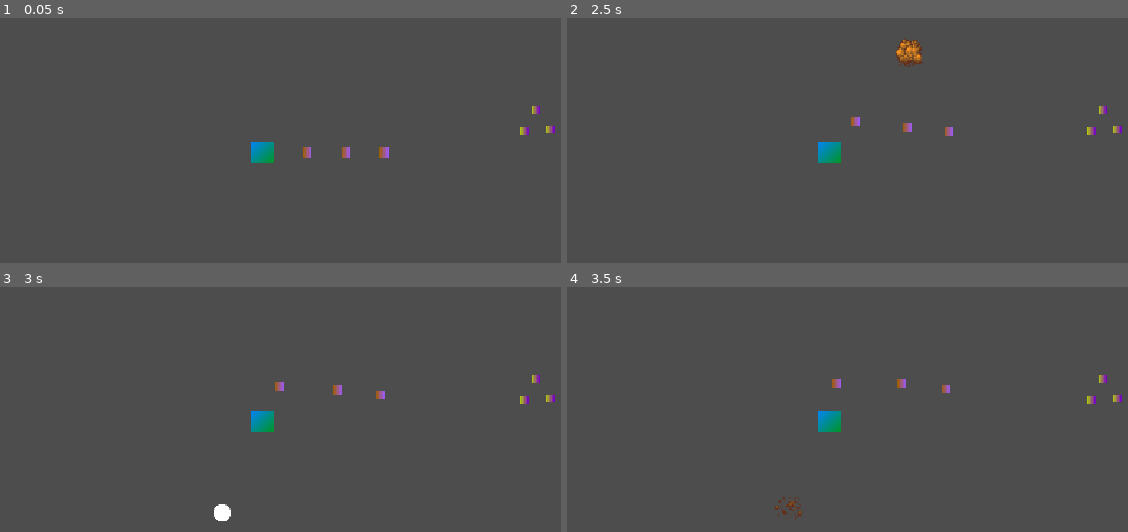
Above: before the commit, frames 1-4 (two rows, left to right).
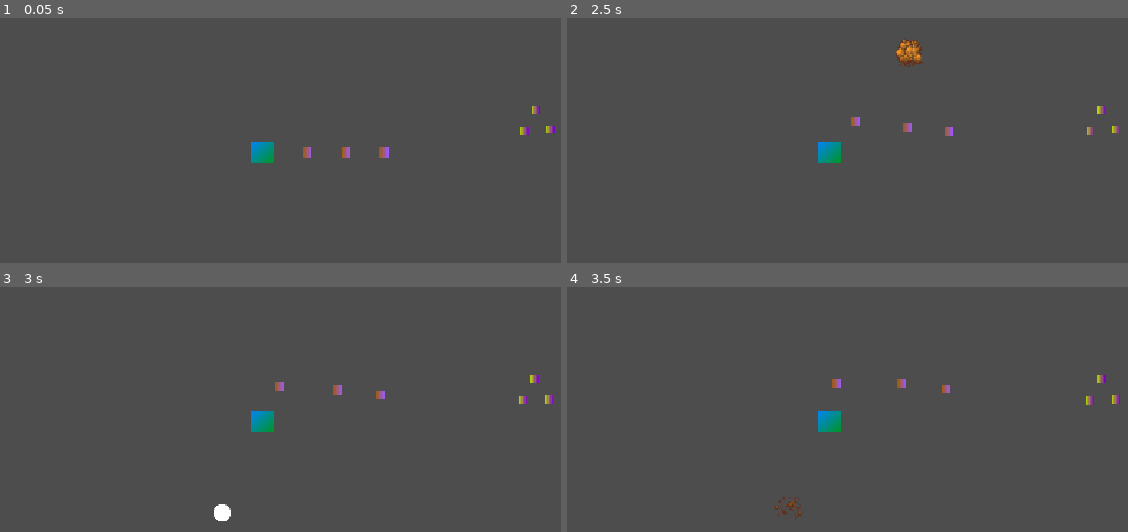
Above: after the commit, the same moments.

Repository: BoiPlex/Orbitron
Game: Godot game, scene res://scenes/game_world.tscn
The game is run twice, just before and just after one commit, with the same random seed, the same clock (stepped at 60 frames per second) and the same inputs.
Inputs (mouse positions are in pixels of both pictures, inside the frame that each line leads up to):
- Up to frame 1 (0.05 s): no input
- Up to frame 2 (2.5 s): tap Enter at 0.5 s; move the mouse to (1004, 130) at 0.52 s; tap Q at 0.6, 1.35, 2.1 s; click (1004, 130) at 0.67 s; move the mouse to (667, 174) at 1.27 s; click (667, 174) at 1.42 s; move the mouse to (909, 52) at 2.02 s; click (909, 52) at 2.17 s
- Up to frame 3 (3 s): move the mouse to (224, 509) at 2.77 s; tap Q at 2.85 s; click (224, 509) at 2.92 s
- Up to frame 4 (3.5 s): no input

Frame 1 is identical in both runs. In frame 2, less than 0.1% of the frame differs, in the area x 93-99%, y 35-48%; in frame 3, 0.1%; in frame 4, 0.2%, in the area x 92-99%, y 35-49%.

Commit message:
imlpemented damage knockback

Diff:
--- a/orbitron-game/project.godot
+++ b/orbitron-game/project.godot
@@ -30,3 +30,13 @@
 [display]
 
 window/stretch/mode="canvas_items"
+
+[layer_names]
+
+2d_physics/layer_1="Collision"
+2d_physics/layer_2="Ally Hitbox"
+2d_physics/layer_3="Ally Hurtbox"
+2d_physics/layer_4="Enemy Hitbox"
+2d_physics/layer_5="Enemy Hurtbox"
+2d_physics/layer_6="Neutral Hitbox"
+2d_physics/layer_7="Neutral Hurtbox"
--- a/orbitron-game/scenes/components/gravity_field.tscn
+++ b/orbitron-game/scenes/components/gravity_field.tscn
@@ -5,7 +5,7 @@
 
 [sub_resource type="CircleShape2D" id="CircleShape2D_13ix6"]
 resource_local_to_scene = true
-radius = 200.0
+radius = 100.0
 
 [node name="GravityField" type="Area2D"]
 script = ExtResource("1_jc524")
@@ -15,6 +15,6 @@
 
 [node name="ColoredCollider" type="CollisionShape2D" parent="."]
 shape = SubResource("CircleShape2D_13ix6")
-debug_color = Color(0, 0.467, 1, 0.5)
+debug_color = Color(0, 0.467, 1, 0.1)
 script = ExtResource("2_dfk4e")
 metadata/_custom_type_script = "uid://c7wj8tj6k5kjl"
--- a/orbitron-game/scenes/explosion.tscn
+++ b/orbitron-game/scenes/explosion.tscn
@@ -1,7 +1,6 @@
-[gd_scene load_steps=11 format=3 uid="uid://b662fh35tcfm5"]
+[gd_scene load_steps=10 format=3 uid="uid://b662fh35tcfm5"]
 
 [ext_resource type="Script" uid="uid://cae4mb6xry63n" path="res://scripts/explosion.gd" id="1_nfeox"]
-[ext_resource type="PackedScene" uid="uid://li3c1d3vqfqq" path="res://scenes/components/gravity_field.tscn" id="2_aw4cw"]
 [ext_resource type="Script" uid="uid://djiqi435icfju" path="res://scripts/components/hitbox_component.gd" id="3_3el85"]
 [ext_resource type="Script" uid="uid://c7wj8tj6k5kjl" path="res://scripts/components/colored_collider.gd" id="4_hbmxj"]
 [ext_resource type="Texture2D" uid="uid://cxyspm0b2tgqm" path="res://assets/explosion.png" id="5_hbmxj"]
@@ -39,18 +38,6 @@
 tracks/2/interp = 1
 tracks/2/loop_wrap = true
 tracks/2/keys = {
-"times": PackedFloat32Array(0),
-"transitions": PackedFloat32Array(1),
-"update": 1,
-"values": [true]
-}
-tracks/3/type = "value"
-tracks/3/imported = false
-tracks/3/enabled = true
-tracks/3/path = NodePath("GravityField/ColoredCollider:disabled")
-tracks/3/interp = 1
-tracks/3/loop_wrap = true
-tracks/3/keys = {
 "times": PackedFloat32Array(0),
 "transitions": PackedFloat32Array(1),
 "update": 1,
@@ -96,25 +83,13 @@
 "update": 1,
 "values": [true, false, true]
 }
-tracks/3/type = "value"
+tracks/3/type = "method"
 tracks/3/imported = false
 tracks/3/enabled = true
-tracks/3/path = NodePath("GravityField/ColoredCollider:disabled")
+tracks/3/path = NodePath(".")
 tracks/3/interp = 1
 tracks/3/loop_wrap = true
 tracks/3/keys = {
-"times": PackedFloat32Array(0, 0.1, 0.3),
-"transitions": PackedFloat32Array(1, 1, 1),
-"update": 1,
-"values": [true, false, true]
-}
-tracks/4/type = "method"
-tracks/4/imported = false
-tracks/4/enabled = true
-tracks/4/path = NodePath(".")
-tracks/4/interp = 1
-tracks/4/loop_wrap = true
-tracks/4/keys = {
 "times": PackedFloat32Array(0.8),
 "transitions": PackedFloat32Array(1),
 "values": [{
@@ -129,37 +104,29 @@
 &"explode": SubResource("Animation_xfoey")
 }
 
-[sub_resource type="CircleShape2D" id="CircleShape2D_hbmxj"]
-resource_local_to_scene = true
-radius = 60.0
-
 [sub_resource type="CircleShape2D" id="CircleShape2D_xfoey"]
 resource_local_to_scene = true
 radius = 40.0
 
-[node name="Explosion" type="Node2D"]
+[sub_resource type="CircleShape2D" id="CircleShape2D_3el85"]
+
+[node name="Explosion" type="CharacterBody2D"]
 scale = Vector2(0.5, 0.5)
 script = ExtResource("1_nfeox")
+pushable = false
+mass = 100.0
+contact_knockback = 6.0
+metadata/_custom_type_script = "uid://bbl5ggl7enrfh"
 
 [node name="AnimationPlayer" type="AnimationPlayer" parent="."]
 libraries = {
 &"": SubResource("AnimationLibrary_cun36")
 }
 
-[node name="GravityField" parent="." instance=ExtResource("2_aw4cw")]
-gravity_strength = 100000.0
-gravity_radius = 60.0
-is_anti_gravity = true
-
-[node name="ColoredCollider" parent="GravityField" index="0"]
-shape = SubResource("CircleShape2D_hbmxj")
-disabled = true
-debug_color = Color(0, 0.467, 1, 0.1)
-
 [node name="HitboxComponent" type="Area2D" parent="."]
 script = ExtResource("3_3el85")
-team = null
-damage = null
+team = 2
+damage = 50
 metadata/_custom_type_script = "uid://djiqi435icfju"
 
 [node name="ColoredCollider" type="CollisionShape2D" parent="HitboxComponent"]
@@ -174,4 +141,9 @@
 texture = ExtResource("5_hbmxj")
 hframes = 12
 
-[editable path="GravityField"]
+[node name="ColoredCollider" type="CollisionShape2D" parent="."]
+shape = SubResource("CircleShape2D_3el85")
+disabled = true
+debug_color = Color(0.781, 0.442, 0.486, 0.3)
+script = ExtResource("4_hbmxj")
+metadata/_custom_type_script = "uid://c7wj8tj6k5kjl"
--- a/orbitron-game/scenes/player.tscn
+++ b/orbitron-game/scenes/player.tscn
@@ -22,7 +22,7 @@
 script = ExtResource("1_ohywo")
 
 [node name="GravityField" parent="." instance=ExtResource("3_qhqgy")]
-gravity_radius = 200.0
+gravity_radius = 600.0
 
 [node name="HurtboxComponent" type="Area2D" parent="."]
 script = ExtResource("2_g2els")
--- a/orbitron-game/scenes/projectile.tscn
+++ b/orbitron-game/scenes/projectile.tscn
@@ -21,8 +21,6 @@
 
 [node name="HitboxComponent" type="Area2D" parent="."]
 script = ExtResource("3_byeak")
-team = null
-damage = null
 metadata/_custom_type_script = "uid://djiqi435icfju"
 
 [node name="ColoredCollider" type="CollisionShape2D" parent="HitboxComponent"]
--- a/orbitron-game/scenes/test_body.tscn
+++ b/orbitron-game/scenes/test_body.tscn
@@ -7,10 +7,11 @@
 
 [sub_resource type="CircleShape2D" id="CircleShape2D_785tj"]
 resource_local_to_scene = true
+radius = 11.0
 
 [sub_resource type="CircleShape2D" id="CircleShape2D_pmmw1"]
 resource_local_to_scene = true
-radius = 15.0
+radius = 11.0
 
 [sub_resource type="CircleShape2D" id="CircleShape2D_nkstd"]
 resource_local_to_scene = true
@@ -27,26 +28,29 @@
 
 [node name="HitboxComponent" type="Area2D" parent="."]
 script = ExtResource("2_md0bj")
+team = 2
+damage = 20
 metadata/_custom_type_script = "uid://djiqi435icfju"
 
 [node name="ColoredCollider" type="CollisionShape2D" parent="HitboxComponent"]
 shape = SubResource("CircleShape2D_785tj")
-debug_color = Color(1, 0, 0, 0.5)
+debug_color = Color(1, 0, 0, 0.3)
 script = ExtResource("3_785tj")
 metadata/_custom_type_script = "uid://c7wj8tj6k5kjl"
 
 [node name="HurtboxComponent" type="Area2D" parent="."]
 script = ExtResource("3_pmmw1")
+team = 2
 
 [node name="ColoredCollider" type="CollisionShape2D" parent="HurtboxComponent"]
 shape = SubResource("CircleShape2D_pmmw1")
-debug_color = Color(1, 0.742, 0.14, 0.5)
+debug_color = Color(1, 0.742, 0.14, 0.3)
 script = ExtResource("3_785tj")
 metadata/_custom_type_script = "uid://c7wj8tj6k5kjl"
 
 [node name="ColoredCollider" type="CollisionShape2D" parent="."]
 shape = SubResource("CircleShape2D_nkstd")
-debug_color = Color(0.781, 0.442, 0.486, 0.5)
+debug_color = Color(0.781, 0.442, 0.486, 0.3)
 script = ExtResource("3_785tj")
 metadata/_custom_type_script = "uid://c7wj8tj6k5kjl"
 
--- a/orbitron-game/scenes/tower.tscn
+++ b/orbitron-game/scenes/tower.tscn
@@ -31,8 +31,6 @@
 
 [node name="HitboxComponent" type="Area2D" parent="."]
 script = ExtResource("2_jfguu")
-team = null
-damage = null
 metadata/_custom_type_script = "uid://djiqi435icfju"
 
 [node name="ColoredCollider" type="CollisionShape2D" parent="HitboxComponent"]
@@ -43,8 +41,6 @@
 
 [node name="HurtboxComponent" type="Area2D" parent="."]
 script = ExtResource("4_xl0gn")
-team = null
-max_health = null
 
 [node name="ColoredCollider" type="CollisionShape2D" parent="HurtboxComponent"]
 shape = SubResource("CircleShape2D_qfw7u")
@@ -63,8 +59,9 @@
 texture = SubResource("GradientTexture2D_jfguu")
 
 [node name="DetectionComponent" type="Area2D" parent="."]
+collision_layer = 0
+collision_mask = 4
 script = ExtResource("5_jfguu")
-team = null
 
 [node name="ColoredCollider" type="CollisionShape2D" parent="DetectionComponent"]
 shape = SubResource("CircleShape2D_jfguu")
--- a/orbitron-game/scripts/bodies/game_physics_body.gd
+++ b/orbitron-game/scripts/bodies/game_physics_body.gd
@@ -5,9 +5,12 @@
 signal hurtbox_contact(sender: HitboxComponent)
 signal init_kill
 
+const TERMINAL_VELOCITY = 20
+
 @export var entity_name: String
 @export var pushable: bool = true
 @export var mass: float = 10
+@export var contact_knockback: float = 1
 @export var make_on_kill: Array[Factory]
 
 @onready var sprite = get_node_or_null("Sprite2D") as Sprite2D
@@ -47,19 +50,25 @@
 
 func force_push(push_dir: Vector2, force: float):
 	velocity += push_dir.normalized() * force / mass
+	velocity.clampf(0.0, TERMINAL_VELOCITY)
 
 
-func _on_hitbox_contact(_receiver: HurtboxComponent):
-	pass
+func _on_hitbox_contact(receiver: HurtboxComponent):
+	var target = receiver.parent
+	if pushable and target is GamePhysicsBody:
+		force_push(target.global_position.direction_to(global_position),
+			(target.velocity.length() / 2 + target.contact_knockback) * target.mass)
 
 
 func _on_hurtbox_contact(sender: HitboxComponent):
-	if pushable and sender.parent is GamePhysicsBody:
-		force_push(sender.parent.velocity.normalized(),
-			sender.parent.velocity.length() * sender.parent.mass)
+	var target = sender.parent
+	if pushable and target is GamePhysicsBody:
+		force_push(target.global_position.direction_to(global_position),
+			(target.velocity.length() / 2 + target.contact_knockback) * target.mass)
 
 
 func _kill():
 	if not _no_kill:
 		for factory in make_on_kill:
 			factory.make()
+	queue_free()
--- a/orbitron-game/scripts/components/detection_component.gd
+++ b/orbitron-game/scripts/components/detection_component.gd
@@ -11,5 +11,5 @@
 
 
 func _ready():
-	collision_layer = 0
-	collision_mask = TeamsGlobal.teamHitbox[team]
+	collision_layer = TeamsGlobal.teamHurtbox[team].x
+	collision_mask = TeamsGlobal.teamHurtbox[team].y
--- a/orbitron-game/scripts/components/hitbox_component.gd
+++ b/orbitron-game/scripts/components/hitbox_component.gd
@@ -7,13 +7,15 @@
 @onready var parent = get_parent()
 @onready var collider = $ColoredCollider as CollisionShape2D
 
+
 func _ready():
-	collision_layer = 0
-	collision_mask = TeamsGlobal.teamHitbox[team]
+	collision_layer = TeamsGlobal.teamHitbox[team].x
+	collision_mask = TeamsGlobal.teamHitbox[team].y
 	area_entered.connect(_on_area_entered)
 
 
 func _on_area_entered(area: Area2D):
+	print("asdfasdfasdfsadf")
 	if area is HurtboxComponent and area.get_parent() != parent:
 		if parent is GamePhysicsBody:
-			parent.hitbox_contact.emit()
+			parent.hitbox_contact.emit(area)
--- a/orbitron-game/scripts/components/hurtbox_component.gd
+++ b/orbitron-game/scripts/components/hurtbox_component.gd
@@ -9,18 +9,18 @@
 @onready var parent = get_parent() as GamePhysicsBody
 @onready var collider = $ColoredCollider as CollisionShape2D
 
+
 func _ready() -> void:
 	health = max_health
-	collision_layer = TeamsGlobal.teamHurtbox[team]
-	collision_mask = 0
+	collision_layer = TeamsGlobal.teamHurtbox[team].x
+	collision_mask = TeamsGlobal.teamHurtbox[team].y
 	area_entered.connect(_on_area_entered)
 
 
 func take_damage(damage: int):
 	health = clampi(health - damage, 0, max_health)
-	if health == 0:
+	if health == 0 and parent is GamePhysicsBody:
 		parent.init_kill.emit()
-
 
 
 func _on_area_entered(area: Area2D) -> void:
--- a/orbitron-game/scripts/explosion.gd
+++ b/orbitron-game/scripts/explosion.gd
@@ -1,8 +1,7 @@
 class_name Explosion
-extends Node2D
+extends GamePhysicsBody
 
 @onready var animation_player: AnimationPlayer = $AnimationPlayer
-
 
 func _ready() -> void:
 	animation_player.play("explode")
--- a/orbitron-game/scripts/factories/debug_body_factory.gd
+++ b/orbitron-game/scripts/factories/debug_body_factory.gd
@@ -21,7 +21,7 @@
 			launch_speed = 0
 			make()
 		elif _dev_click_mode == DevClickMode.DIRECT:
-			launch_speed = 7
+			launch_speed = 20
 			launch_direction = (player.global_position - make_position).normalized()
 			make()
 		elif _dev_click_mode == DevClickMode.ORBITAL:
--- a/orbitron-game/scripts/teams_global.gd
+++ b/orbitron-game/scripts/teams_global.gd
@@ -3,9 +3,12 @@
 # Collision Masks
 # ---------------
 # 1: General Collision
-# 2: Ally Hurtbox
-# 3: Enemy Hurtbox
-
+# 2: Ally Hitbox
+# 3: Ally Hurtbox
+# 4: Enemy Hitbox
+# 5: Enemy Hurtbox
+# 6: Neutral Hitbox
+# 7: Neutral Hurtbox
 
 enum Team {
 	ALLY,
@@ -14,15 +17,15 @@
 }
 
 
-const teamHurtbox: Dictionary[Team, int] = {
-	Team.ALLY: 0b010,
-	Team.ENEMY: 0b100,
-	Team.NEUTRAL: 0b110,
+const teamHurtbox: Dictionary[Team, Vector2i] = {
+	Team.ALLY: Vector2i(0b0000100, 0b0101000),
+	Team.ENEMY: Vector2i(0b0010000, 0b0100010),
+	Team.NEUTRAL: Vector2i(0b1000000, 0b0101010),
 }
 
 
-const teamHitbox: Dictionary[Team, int] = {
-	Team.ALLY: 0b100,
-	Team.ENEMY: 0b010,
-	Team.NEUTRAL: 0b110,
+const teamHitbox: Dictionary[Team, Vector2i] = {
+	Team.ALLY: Vector2i(0b0000010, 0b1010000),
+	Team.ENEMY: Vector2i(0b0001000, 0b1000100),
+	Team.NEUTRAL: Vector2i(0b0100000, 0b1010100),
 }
